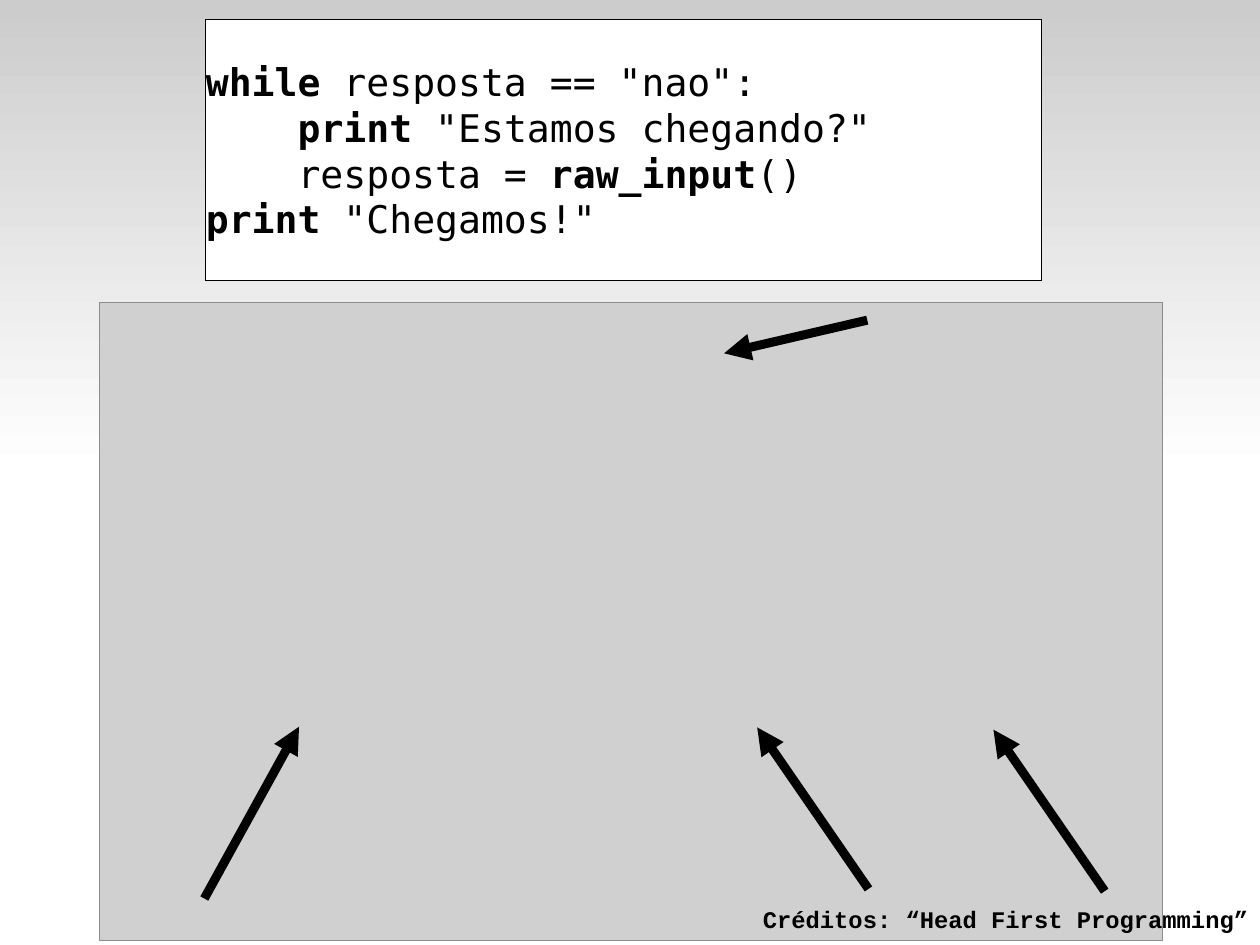
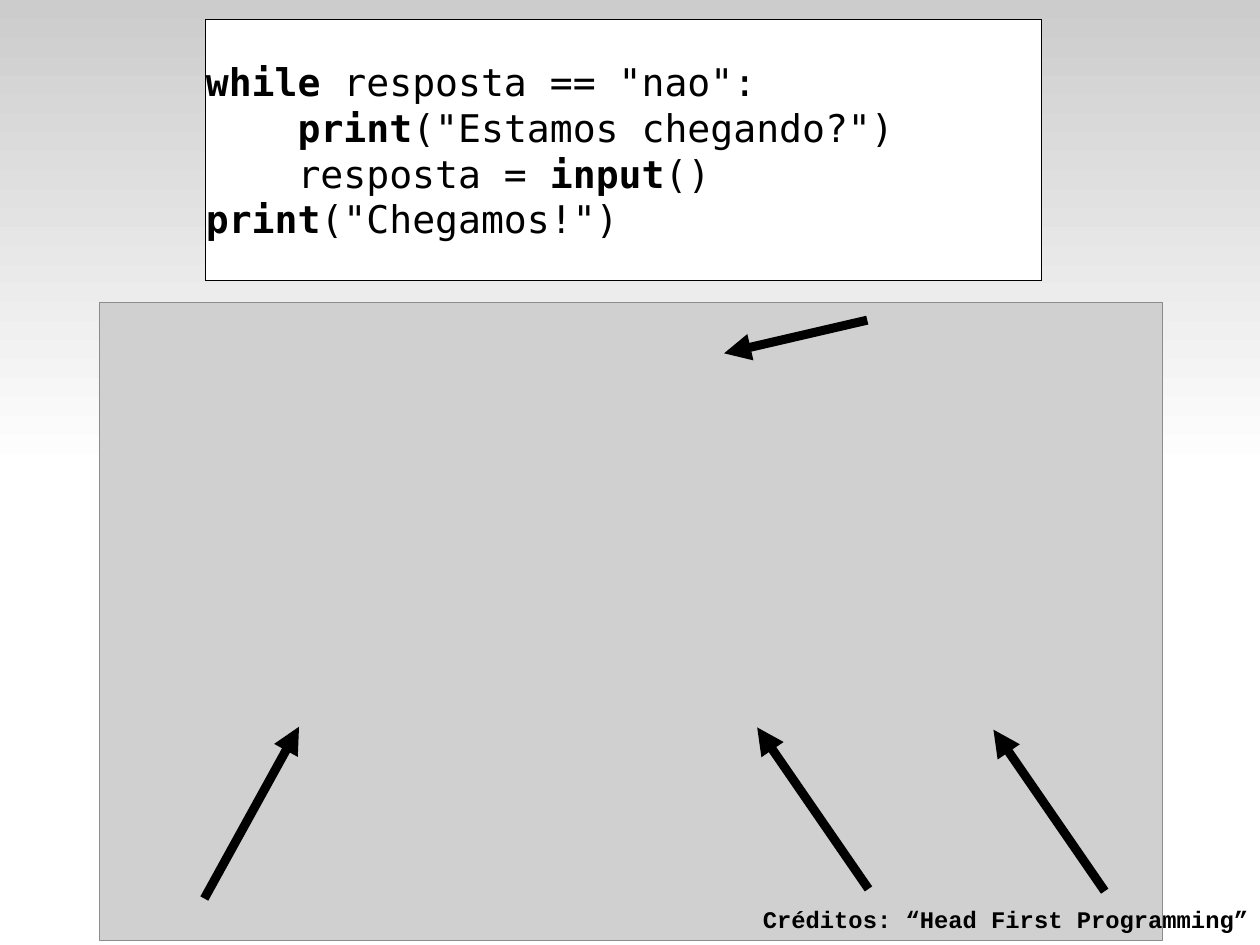
Before and after one commit to fsantanna-uerj/IPD, a slide deck: slide 22 of slides/ipd-03.odp. Drawn at 1260x945 pixels with LibreOffice and Linux fonts; fonts in the diff are those of the drawing; grey boxes stand for pictures. Boxes give left, top, right and bottom in pixels: in the first picture for what was removed or moved away, otherwise in the second. Text is boxed around its words. In the diff, an @@ line names an element or a change of style, - is before the commit and + after.

```diff
--- a/slides/ipd-03.odp
+++ b/slides/ipd-03.odp
@@ text in rectangle at [206, 111, 894, 242]: text changed @@
-print "Estamos chegando?"
-resposta = raw_input()
-print "Chegamos!"
+print("Estamos chegando?")
+resposta = input()
+print("Chegamos!")
```
Also in this commit, not shown: 9 other slides changed, 4 slides removed, 7 other files.
